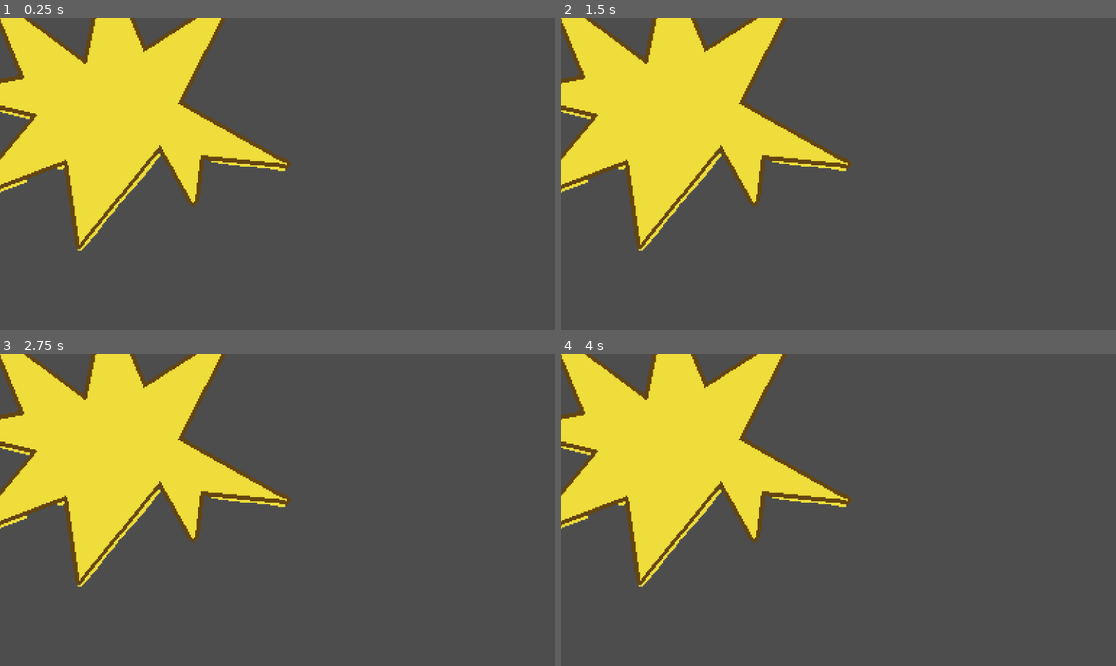
Above: before the commit, frames 1-4 (two rows, left to right).
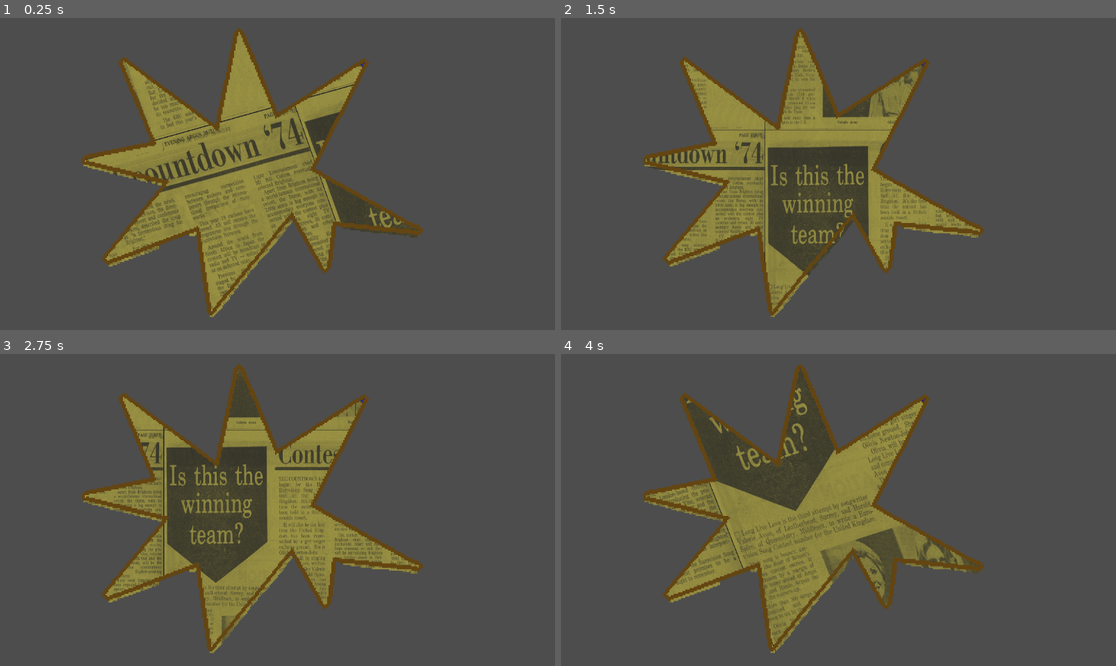
Above: after the commit, the same moments.

Repository: HjalteTagmose/Winball
Game: Godot game, scene res://scenes/test.tscn
Two runs of this game, one before a commit and one after it. Both use one fixed random seed, a clock stepped at 60 frames per second and the inputs below. This scene is started directly instead of the project's main scene.
Inputs:
- Up to frame 1 (0.25 s): no input
- Up to frame 2 (1.5 s): tap Enter (ui_accept) at 0.5, 0.77 s; tap S (aim_down) at 0.6 s; tap A (aim_left) at 1.35 s
- Up to frame 3 (2.75 s): tap Enter (ui_accept) at 1.52 s; tap D (aim_right) at 2.1 s
- Up to frame 4 (4 s): tap W (aim_up) at 2.85 s; tap Enter (ui_accept) at 3.02, 3.77 s; tap Space (launch) at 3.6 s

The runs differ from the first frame. In frame 1, 37% of the frame differs, in the area x 0-77%, y 0-96%; in frame 2, 37%; in frame 3, 37%; in frame 4, 37%.

Commit message:
fix shader

Diff:
--- a/scenes/test.tscn
+++ b/scenes/test.tscn
@@ -5,15 +5,17 @@
 [ext_resource type="Texture2D" uid="uid://bv45f70qsuxfa" path="res://art/ph_boom_vfx.png" id="3_74lek"]
 [ext_resource type="Script" uid="uid://cvvegl8w2yi4q" path="res://sprites/test/flipper_animation.gd" id="4_74lek"]
 
-[sub_resource type="ShaderMaterial" id="ShaderMaterial_iyx0m"]
+[sub_resource type="ShaderMaterial" id="ShaderMaterial_74lek"]
 shader = ExtResource("1_bl13t")
 shader_parameter/scroll_texture = ExtResource("2_74lek")
 shader_parameter/replace_color = Color(0.933333, 0.866667, 0.227451, 1)
-shader_parameter/tiling = Vector2(0.93, 1)
+shader_parameter/tiling = Vector2(1, 1)
 shader_parameter/direction = Vector2(1, 1)
 shader_parameter/speed = 0.1
 shader_parameter/rotation = 0.0
 shader_parameter/scale = 0.3
+shader_parameter/color_blend = 1.0
+shader_parameter/scroll_texture_alpha = 0.5
 
 [sub_resource type="Curve" id="Curve_74lek"]
 _limits = [0.0, 2.0, 0.0, 0.25]
@@ -38,8 +40,9 @@
 
 [node name="Boom" type="Sprite2D" parent="."]
 texture_filter = 1
-material = SubResource("ShaderMaterial_iyx0m")
-position = Vector2(250, 184)
+texture_repeat = 2
+material = SubResource("ShaderMaterial_74lek")
+position = Vector2(524, 322)
 scale = Vector2(3, 3)
 texture = ExtResource("3_74lek")
 script = ExtResource("4_74lek")
--- a/sprites/test/scrolling_texture.gdshader
+++ b/sprites/test/scrolling_texture.gdshader
@@ -7,8 +7,11 @@
 uniform float speed = 1.0;
 uniform float rotation = 0.0;
 uniform float scale = 1.0;
+uniform float color_blend = 0.5;
+uniform float scroll_texture_alpha = 0.5;
 
-vec2 rotated(vec2 a, float angle) {
+vec2 rotated(vec2 a, float angle)
+{
 	float s = sin(angle);
 	float c = cos(angle);
 	vec2 res = a - 0.5;
@@ -19,8 +22,10 @@
 	return res + 0.5;
 }
 
-void fragment() {
-	if (COLOR == replace_color)
+void fragment()
+{
+	float dist = length(COLOR.rgba - replace_color.rgba);
+	if (dist < 0.001)
 	{
 		vec2 newUV = (UV - 0.5) * scale + 0.5;
 		newUV = rotated(newUV, rotation);
@@ -28,6 +33,10 @@
         newUV += direction * TIME * speed;
 
 		newUV = fract(newUV);
-		COLOR = texture(scroll_texture, newUV);
+		vec4 color = texture(scroll_texture, newUV);
+		vec4 test = replace_color;
+		test.a  = scroll_texture_alpha;
+		color = test * color;
+		COLOR = color;
 	}
 }
